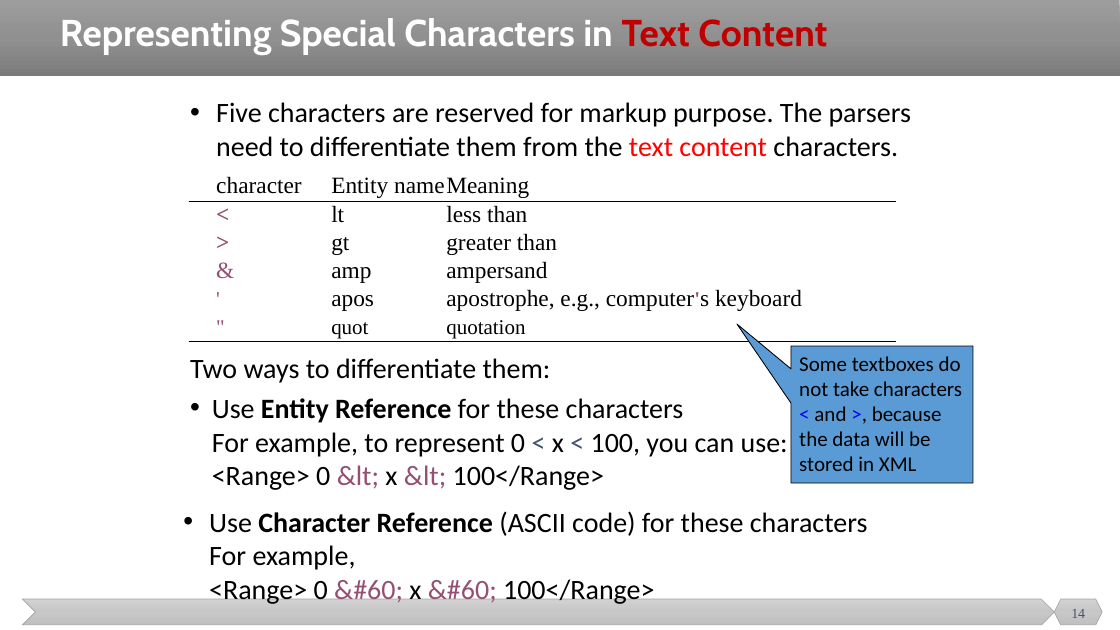
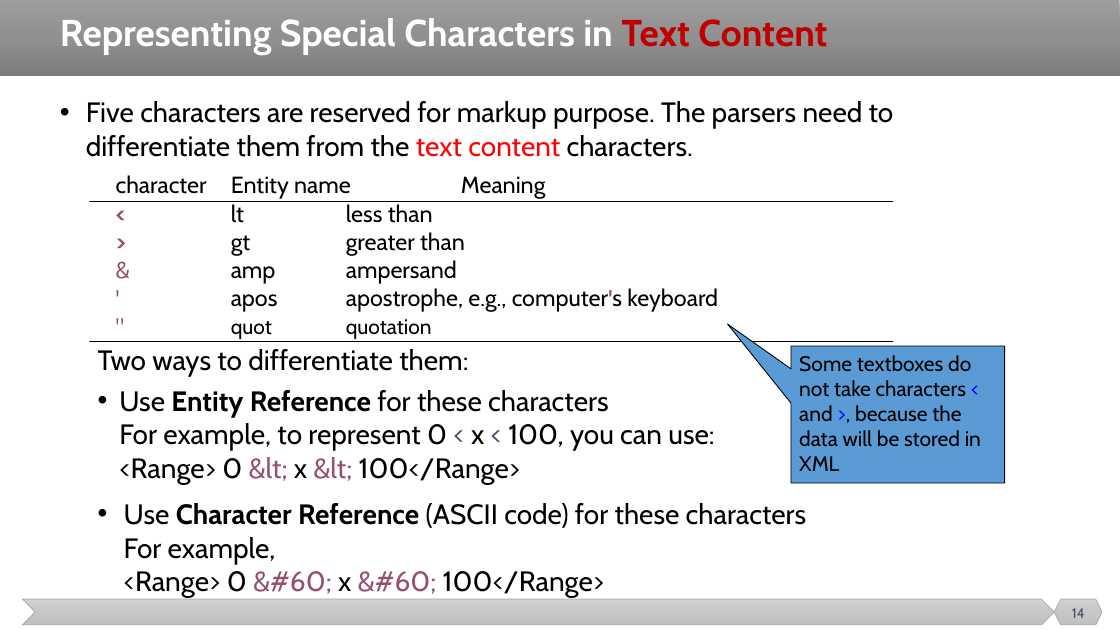
Before and after one commit to malenezi/malenezi, a slide deck: slide 14 of SE495/Lectures/5-SOA/XML.pptx. Drawn at 1120x630 pixels with LibreOffice and Linux fonts; fonts in the diff are those of the drawing. Boxes give left, top, right and bottom in pixels: in the first picture for what was removed or moved away, otherwise in the second. Text is boxed around its words. In the diff, an @@ line names an element or a change of style, - is before the commit and + after.

```diff
--- a/SE495/Lectures/5-SOA/XML.pptx
+++ b/SE495/Lectures/5-SOA/XML.pptx
@@ text "Five characters are reserved for ...": place and size @@
-text "Five characters are reserved for ..." at bbox=[216, 102, 912, 157]
+text "Five characters are reserved for ..." at bbox=[86, 101, 894, 157]
@@ text "character Entity name Meaning" at bbox=[116, 175, 718, 339]: font Times New Roman to Cabin @@
@@ text "character Entity name Meaning": place and size @@
-text "character Entity name Meaning" at bbox=[216, 176, 802, 338]
+text "character Entity name Meaning" at bbox=[116, 175, 718, 339]
@@ line moved from (189, 202) - (897, 202) to (90, 202) - (893, 202) @@
@@ text "Two ways to differentiate them:": place and size @@
-text "Two ways to differentiate them:" at bbox=[190, 358, 788, 490]
+text "Two ways to differentiate them:" at bbox=[98, 349, 714, 484]
@@ line moved from (189, 342) - (897, 342) to (90, 342) - (893, 342) @@
@@ speech box "Some textboxes do not take ...": place and size @@
-speech box "Some textboxes do not take ..." at bbox=[791, 346, 974, 483]
+speech box "Some textboxes do not take ..." at bbox=[791, 346, 1005, 483]
@@ font Calibri to Cabin in 4 elements at bbox=[791, 346, 1005, 483], bbox=[86, 101, 894, 157], bbox=[98, 349, 714, 484], bbox=[124, 503, 807, 598] @@
@@ text "Use Character Reference (ASCII code) ...": place and size @@
-text "Use Character Reference (ASCII code) ..." at bbox=[209, 511, 868, 606]
+text "Use Character Reference (ASCII code) ..." at bbox=[124, 503, 807, 598]
@@ page number at bbox=[1072, 608, 1085, 618]: font Times New Roman to Cabin @@
```
Also in this commit, not shown: 10 other slides changed, 35 slides added, 5 other files.
